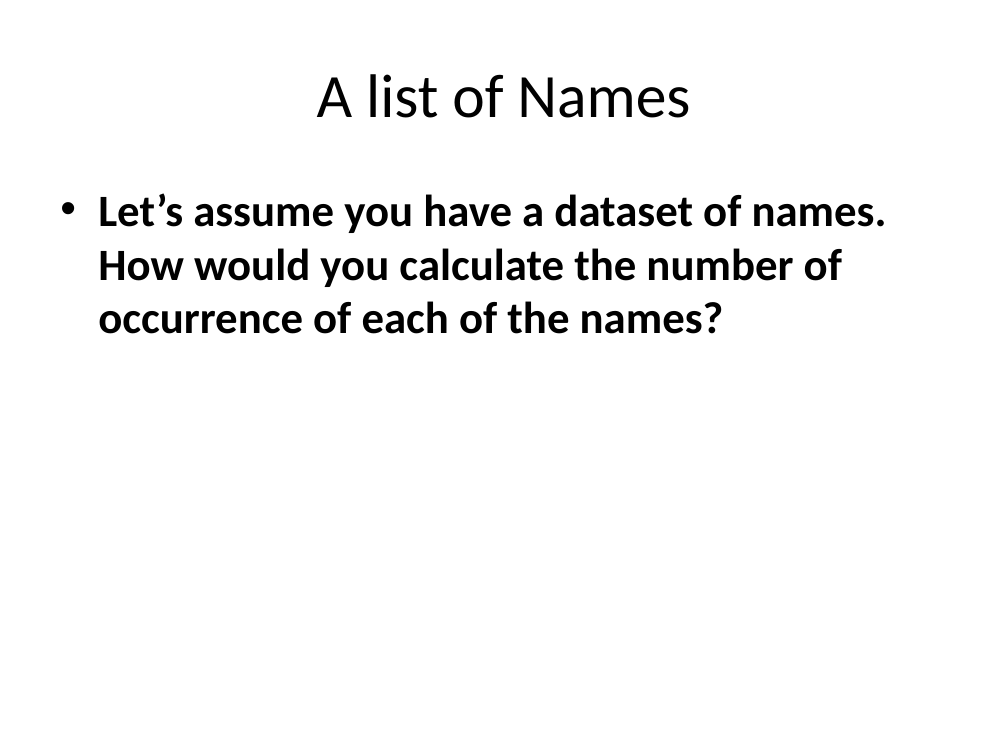
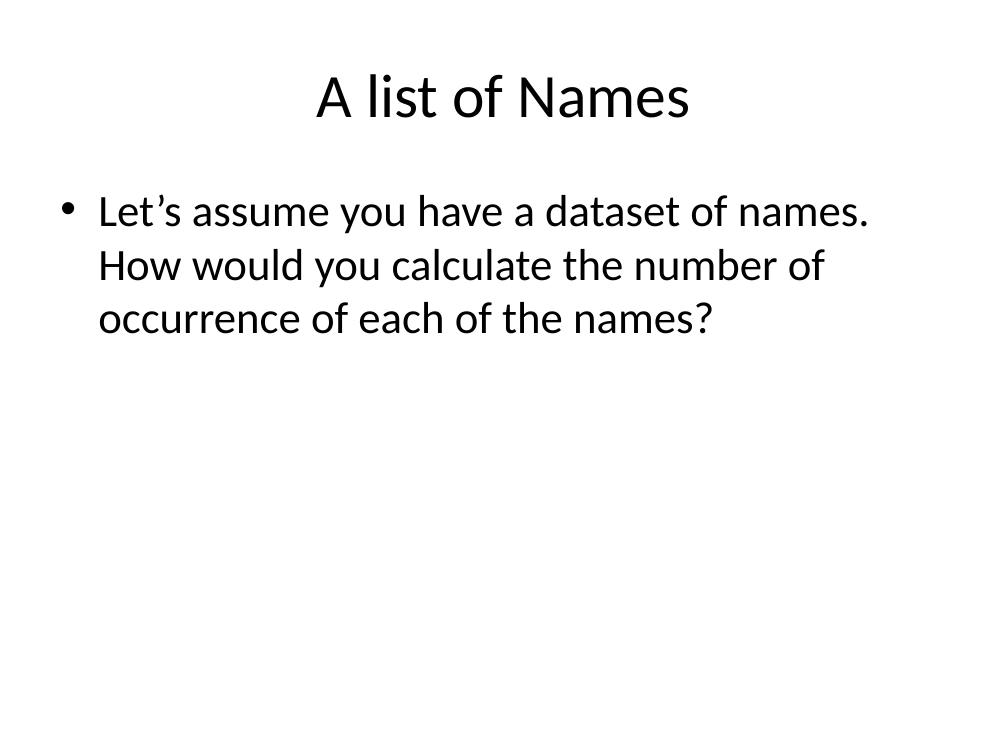
Before and after one commit to purcellconsult/python-mastery-crashcourse-one, a slide deck: slide 6 of slide_decks/02_collections_in_python.pptx. Drawn at 1008x756 pixels with LibreOffice and Linux fonts; fonts in the diff are those of the drawing. Boxes give left, top, right and bottom in pixels: in the first picture for what was removed or moved away, otherwise in the second. Text is boxed around its words. In the diff, an @@ line names an element or a change of style, - is before the commit and + after.

```diff
--- a/slide_decks/02_collections_in_python.pptx
+++ b/slide_decks/02_collections_in_python.pptx
@@ text "Let’s assume you have a ..." at (x1=98, y1=194, x2=870, y2=334): bold off @@
```
Also in this commit, not shown: 1 other slide changed, 5 other files.
